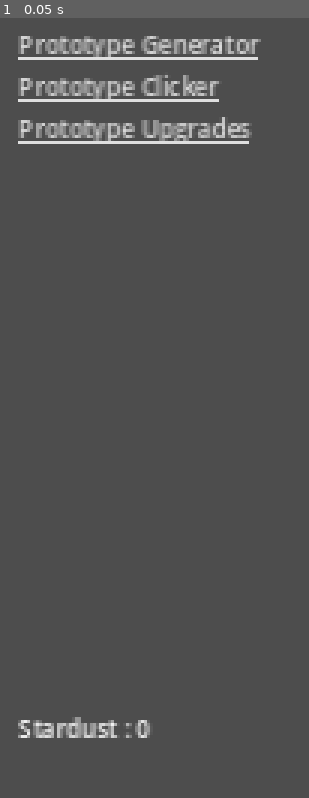
Above: before the commit, frame 1.
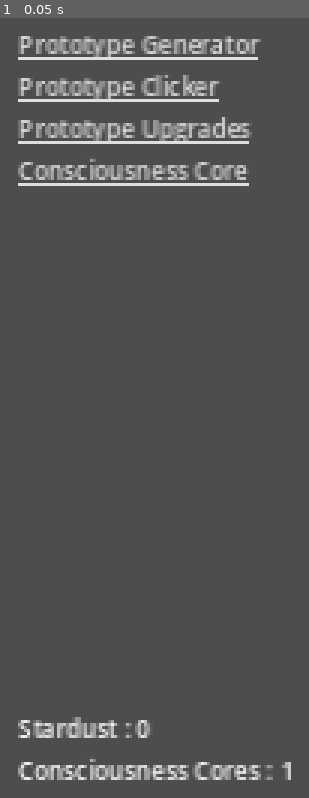
Above: after the commit, the same moment.

Repository: TheSiggs/Stardust
Game: Godot game, scene res://scenes/game/game.tscn
Two runs of this game, one before a commit and one after it. Both use one fixed random seed, a clock stepped at 60 frames per second and the inputs below.
Inputs:
- Up to frame 1 (0.05 s): no input

The runs differ from the first frame. In frame 1, 2.6% of the frame differs, in the area x 5-95%, y 18-98%.

Commit message:
Implement consciousness core feature

Diff:
--- a/scenes/game/game.tscn
+++ b/scenes/game/game.tscn
@@ -1,8 +1,9 @@
-[gd_scene load_steps=4 format=3 uid="uid://70bdm4hwnxyp"]
+[gd_scene load_steps=5 format=3 uid="uid://70bdm4hwnxyp"]
 
 [ext_resource type="Script" path="res://scenes/game/game.gd" id="1_58fwo"]
 [ext_resource type="Script" path="res://scripts/handlers/handler_stardust.gd" id="2_huqmh"]
 [ext_resource type="PackedScene" uid="uid://cyxyg16mba6d2" path="res://scenes/prototypes/user_interface/user_interface.tscn" id="2_jwlu4"]
+[ext_resource type="Script" path="res://scripts/handlers/handler_consciousness_core.gd" id="3_m2omx"]
 
 [node name="Game" type="Node"]
 script = ExtResource("1_58fwo")
@@ -12,6 +13,9 @@
 [node name="Stardust" type="Node" parent="Handlers"]
 script = ExtResource("2_huqmh")
 
+[node name="ConsciousnessCore" type="Node" parent="Handlers"]
+script = ExtResource("3_m2omx")
+
 [node name="SaveTimer" type="Timer" parent="."]
 autostart = true
 
--- /dev/null
+++ b/scenes/prototypes/user_interface/consciousness_core_label.gd
@@ -0,0 +1,13 @@
+class_name LabelConsciousnessCore
+extends Label
+## Displays the CC Label
+
+## Connect signals
+func _ready() -> void:
+	update_text()
+	HandlerConsciousnessCore.ref.consciousness_core_created.connect(update_text)
+	HandlerConsciousnessCore.ref.consciousness_core_consumed.connect(update_text)
+
+## Updates stardust text
+func update_text(_qty : int = -1) -> void:
+	text = "Consciousness Cores : %s" % HandlerConsciousnessCore.ref.get_consciousness_core()
--- a/scenes/prototypes/user_interface/user_interface.gd
+++ b/scenes/prototypes/user_interface/user_interface.gd
@@ -6,7 +6,8 @@
 enum Views {
 	PROTOTYPE_GENERATOR,
 	PROTOTYPE_CLICKER,
-	PROTOTYPE_UPGRADES
+	PROTOTYPE_UPGRADES,
+	CONSCIOUSNESS_CORE
 }
 
 ## Emitted when something requests the nav.
@@ -24,3 +25,7 @@
 ## Trigered when prototype clicker is ui link is clicked
 func _on_prototype_upgrades_link_pressed() -> void:
 	navigation_requested.emit(Views.PROTOTYPE_UPGRADES)
+
+## Trigered when CONSCIOUSNESS_CORE is ui link is clicked
+func _on_consciousness_core_link_pressed():
+	navigation_requested.emit(Views.CONSCIOUSNESS_CORE)
--- a/scenes/prototypes/user_interface/user_interface.tscn
+++ b/scenes/prototypes/user_interface/user_interface.tscn
@@ -1,11 +1,13 @@
-[gd_scene load_steps=7 format=3 uid="uid://cyxyg16mba6d2"]
+[gd_scene load_steps=9 format=3 uid="uid://cyxyg16mba6d2"]
 
 [ext_resource type="PackedScene" uid="uid://b28eqclkc54u4" path="res://scenes/prototypes/generator/prototype_generator.tscn" id="1_ig4xk"]
 [ext_resource type="Script" path="res://scenes/prototypes/user_interface/user_interface.gd" id="1_ydm26"]
 [ext_resource type="Script" path="res://scenes/prototypes/user_interface/startdust_label.gd" id="2_u5mx8"]
+[ext_resource type="Script" path="res://scenes/prototypes/user_interface/consciousness_core_label.gd" id="3_0bgw5"]
 [ext_resource type="PackedScene" uid="uid://fa05dr7um1hy" path="res://scenes/prototypes/clicker/prototype_clicker.tscn" id="3_jg1vl"]
 [ext_resource type="PackedScene" uid="uid://cvxnswtgf73or" path="res://scenes/prototypes/upgrades/prototype_upgrades.tscn" id="5_icyof"]
 [ext_resource type="Script" path="res://scenes/prototypes/upgrades/prototype_upgrades.gd" id="6_vx85r"]
+[ext_resource type="PackedScene" uid="uid://dplnkbsvaogsg" path="res://scenes/views/consciousness_core/consciousness_core_view.tscn" id="7_0wvws"]
 
 [node name="UserInterface" type="Control"]
 layout_mode = 3
@@ -67,6 +69,10 @@
 layout_mode = 2
 text = "Prototype Upgrades"
 
+[node name="ConsciousnessCoreLink" type="LinkButton" parent="HBoxContainer/LeftPanel/VBoxContainer/Navigator/MarginContainer/VBoxContainer"]
+layout_mode = 2
+text = "Consciousness Core"
+
 [node name="MarginContainer" type="MarginContainer" parent="HBoxContainer/LeftPanel/VBoxContainer"]
 layout_mode = 2
 theme_override_constants/margin_left = 15
@@ -99,6 +105,10 @@
 text = "Stardust: 0"
 script = ExtResource("2_u5mx8")
 
+[node name="LabelConsciousnessCore" type="Label" parent="HBoxContainer/LeftPanel/VBoxContainer/Resources/MarginContainer/VBoxContainer"]
+layout_mode = 2
+script = ExtResource("3_0bgw5")
+
 [node name="MarginContainer" type="MarginContainer" parent="HBoxContainer"]
 layout_mode = 2
 theme_override_constants/margin_top = 16
@@ -128,6 +138,13 @@
 view = 2
 user_interface = NodePath("../../..")
 
+[node name="ConsciousnessCoreView" parent="HBoxContainer/MainMenu" node_paths=PackedStringArray("user_interface") instance=ExtResource("7_0wvws")]
+visible = false
+layout_mode = 1
+view = 3
+user_interface = NodePath("../../..")
+
 [connection signal="pressed" from="HBoxContainer/LeftPanel/VBoxContainer/Navigator/MarginContainer/VBoxContainer/PrototypeGeneratorLink" to="." method="_on_prototype_generator_link_pressed"]
 [connection signal="pressed" from="HBoxContainer/LeftPanel/VBoxContainer/Navigator/MarginContainer/VBoxContainer/PrototypeClickerLink" to="." method="_on_prototype_clicker_link_pressed"]
 [connection signal="pressed" from="HBoxContainer/LeftPanel/VBoxContainer/Navigator/MarginContainer/VBoxContainer/PrototypeUpgradesLink" to="." method="_on_prototype_upgrades_link_pressed"]
+[connection signal="pressed" from="HBoxContainer/LeftPanel/VBoxContainer/Navigator/MarginContainer/VBoxContainer/ConsciousnessCoreLink" to="." method="_on_consciousness_core_link_pressed"]
--- /dev/null
+++ b/scenes/views/consciousness_core/consciousness_core_view.gd
@@ -0,0 +1,8 @@
+class_name ViewConsciousnessCore
+extends View
+## View Consciousness Core upgrades
+
+## init visibility
+func _ready() -> void:
+	super()
+	visible = false
--- /dev/null
+++ b/scenes/views/consciousness_core/consciousness_core_view.tscn
@@ -0,0 +1,28 @@
+[gd_scene load_steps=2 format=3 uid="uid://dplnkbsvaogsg"]
+
+[ext_resource type="Script" path="res://scenes/views/consciousness_core/consciousness_core_view.gd" id="1_4y38l"]
+
+[node name="ConsciousnessCoreView" type="Control"]
+layout_mode = 3
+anchors_preset = 15
+anchor_right = 1.0
+anchor_bottom = 1.0
+grow_horizontal = 2
+grow_vertical = 2
+script = ExtResource("1_4y38l")
+
+[node name="Label" type="Label" parent="."]
+layout_mode = 1
+anchors_preset = 8
+anchor_left = 0.5
+anchor_top = 0.5
+anchor_right = 0.5
+anchor_bottom = 0.5
+offset_left = -20.0
+offset_top = -11.5
+offset_right = 20.0
+offset_bottom = 11.5
+grow_horizontal = 2
+grow_vertical = 2
+theme_type_variation = &"HeaderLarge"
+text = "Consciousness Core View"
--- a/scripts/data/data.gd
+++ b/scripts/data/data.gd
@@ -5,5 +5,8 @@
 ## Current stardust
 @export var stardust : int = 0
 
+## Current amount of consciousness cores available
+@export var consciousness_core : int = 1
+
 ## Upgrade 01 level
 @export var up_01_level : int = 0
--- a/scripts/data/save_system.gd
+++ b/scripts/data/save_system.gd
@@ -3,7 +3,7 @@
 
 ## File to save/load
 const PATH : String = "user://save.tres"
-const SHOULD_LOAD : bool = true
+const SHOULD_LOAD : bool = false
 
 ## Write game.ref.data to file
 static func save_data() -> void:
--- /dev/null
+++ b/scripts/handlers/handler_consciousness_core.gd
@@ -0,0 +1,36 @@
+class_name HandlerConsciousnessCore
+extends Node
+## Manages Stardust resources
+
+## Singleton reference
+static var ref : HandlerConsciousnessCore
+
+## Singleton check
+func _enter_tree() -> void:
+	if not ref:
+		ref = self
+
+		return
+	queue_free()
+
+## emitted on consciousness core creation
+signal consciousness_core_created(qty : int)
+## emitted on consciousness core consumed
+signal consciousness_core_consumed(qty : int)
+
+## Get current amount of CC
+func get_consciousness_core() -> int:
+	return Game.ref.data.consciousness_core
+
+## Get create an amount of CC
+func create_concsiousness_core(qty : int) -> void:
+	Game.ref.data.consciousness_core += qty
+	consciousness_core_created.emit(qty)
+
+## Consume an amount of CC
+func consume_concsiousness_core(qty : int) -> Error:
+	if qty > Game.ref.data.consciousness_core:
+		return Error.FAILED
+	Game.ref.data.consciousness_core -= qty
+	consciousness_core_consumed.emit(qty)
+	return Error.OK
